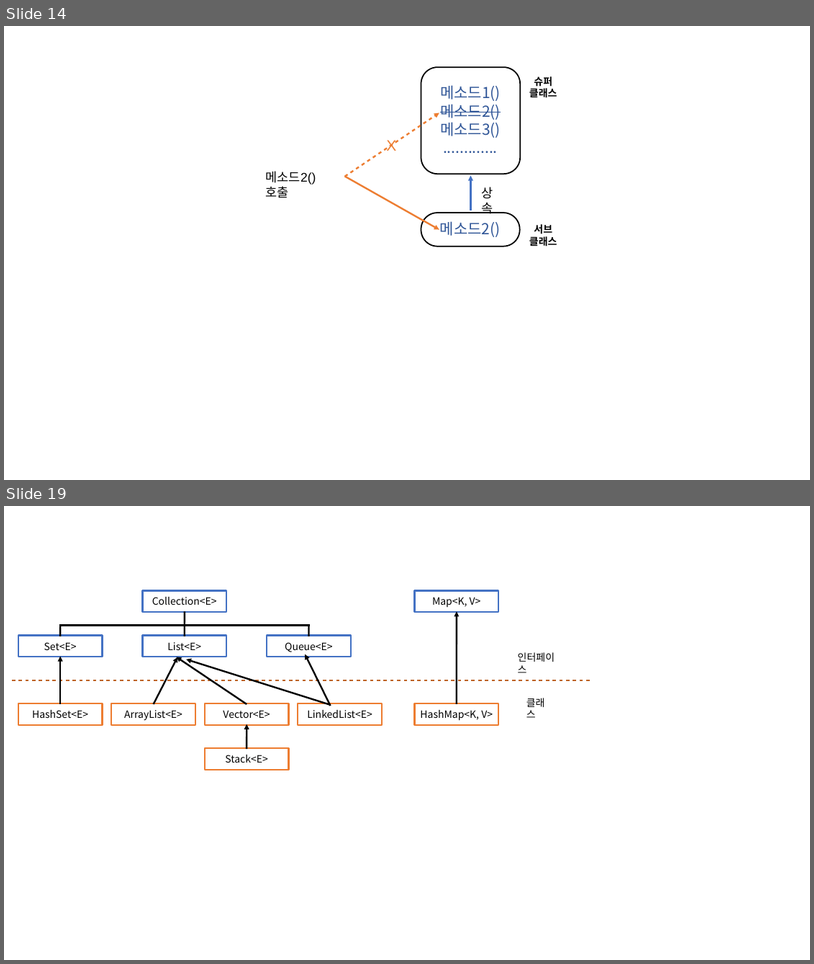
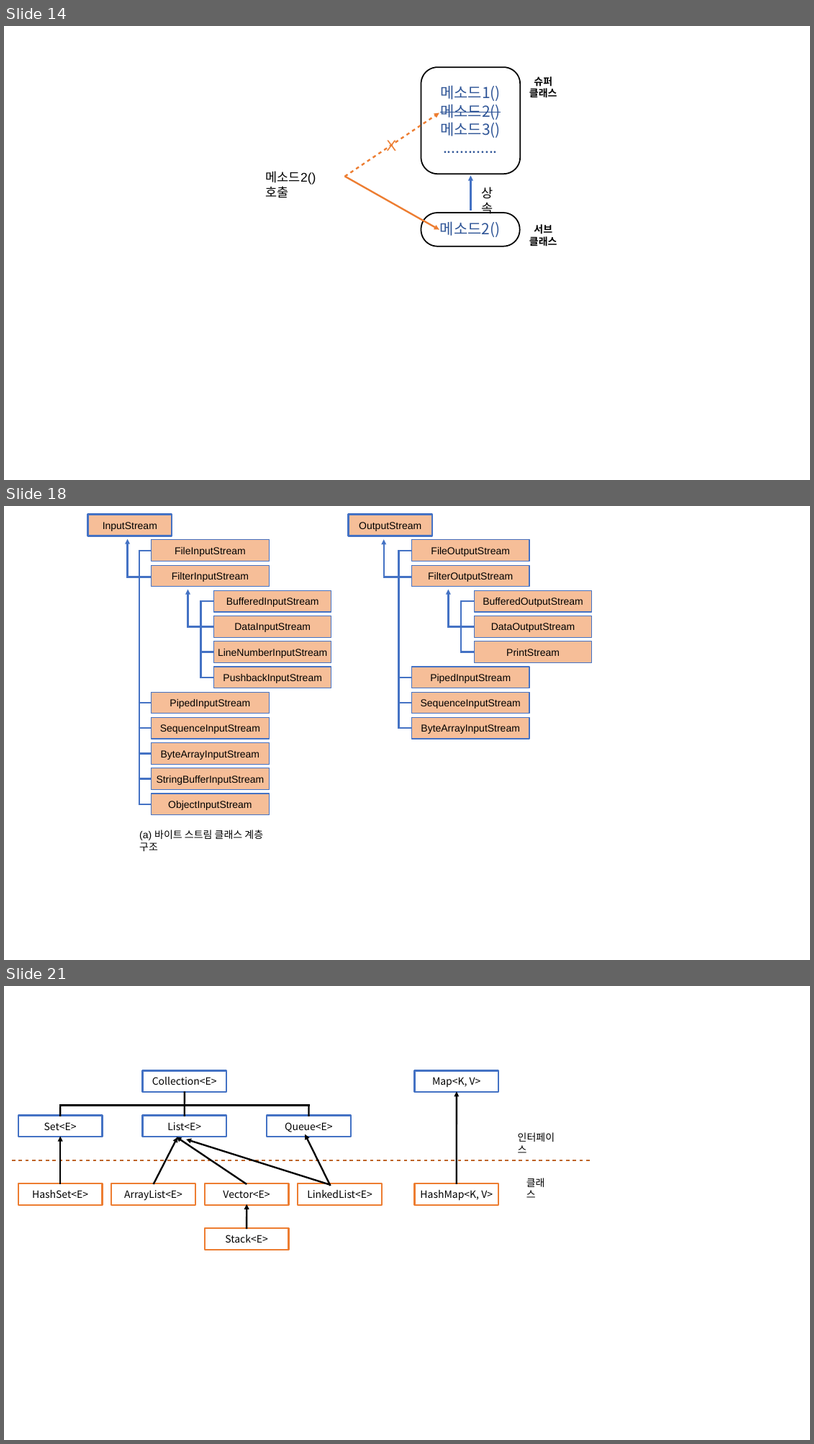
Before and after one commit to Rap0d/rap0d.github.io, a slide deck: assets/form/matrix.pptx. Shown one above the other, each under a label of ours: slides 14 and 19 before the commit, slides 14, 18 and 21 after it; the slides between them are not shown. The pictures are 814x964 and 814x1444 pixels, drawn with LibreOffice and Linux fonts; fonts in the diff are those of the drawing. Boxes give left, top, right and bottom in pixels: in the first picture for what was removed or moved away, otherwise in the second. Text is boxed around its words. In the diff, an @@ line names an element or a change of style, - is before the commit and + after.

```diff
--- a/assets/form/matrix.pptx
+++ b/assets/form/matrix.pptx
@@ slide 18 added at <box>4,506,810,960</box>, background #FFFFFF @@
@@ rectangle added at <box>349,515,433,536</box>, fill #F6BE98, outline #4472C4 2 pt @@
@@ text added at <box>359,522,422,531</box>, 12 pt, text #000000 @@
+OutputStream
@@ arrow added from (384, 577) to (384, 539), #4472C4 2 pt @@
@@ rectangle added at <box>412,540,530,561</box>, fill #F6BE98, outline #4472C4 1 pt @@
@@ text added at <box>431,547,509,556</box>, 12 pt, text #000000 @@
+FileOutputStream
@@ line added from (399, 551) to (412, 551), #4472C4 2 pt @@
@@ line added from (399, 728) to (399, 549), #4472C4 2 pt @@
@@ rectangle added at <box>412,565,530,587</box>, fill #F6BE98, outline #4472C4 1 pt @@
@@ line added from (384, 577) to (412, 577), #4472C4 2 pt @@
@@ text added at <box>428,572,513,582</box>, 12 pt, text #000000 @@
+FilterOutputStream
@@ arrow added from (449, 628) to (449, 590), #4472C4 2 pt @@
@@ rectangle added at <box>475,591,592,612</box>, fill #F6BE98, outline #4472C4 1 pt @@
@@ line added from (461, 601) to (474, 601), #4472C4 2 pt @@
@@ line added from (461, 653) to (461, 600), #4472C4 2 pt @@
@@ text added at <box>483,597,584,607</box>, 12 pt, text #000000 @@
+BufferedOutputStream
@@ line added from (449, 626) to (474, 626), #4472C4 2 pt @@
@@ rectangle added at <box>475,616,592,637</box>, fill #F6BE98, outline #4472C4 1 pt @@
@@ text added at <box>491,623,575,632</box>, 12 pt, text #000000 @@
+DataOutputStream
@@ line added from (461, 651) to (474, 651), #4472C4 2 pt @@
@@ rectangle added at <box>475,641,592,662</box>, fill #F6BE98, outline #4472C4 1 pt @@
@@ text added at <box>507,649,560,656</box>, 12 pt, text #000000 @@
+PrintStream
@@ line added from (399, 677) to (412, 677), #4472C4 2 pt @@
@@ rectangle added at <box>412,667,530,687</box>, fill #F6BE98, outline #4472C4 1 pt @@
@@ text added at <box>430,674,511,683</box>, 12 pt, text #000000 @@
+PipedInputStream
@@ rectangle added at <box>412,692,530,713</box>, fill #F6BE98, outline #4472C4 1 pt @@
@@ text added at <box>421,699,521,708</box>, 12 pt, text #000000 @@
+SequenceInputStream
@@ group added at <box>88,515,332,815</box>: 13 lines, 12 rectangles, 12 texts, 2 arrows @@
+InputStream
+FileInputStream
+FilterInputStream
+BufferedInputStream
+DataInputStream
+LineNumberInputStream
+PushbackInputStream
+PipedInputStream
+SequenceInputStream
+ByteArrayInputStream
+StringBufferInputStream
+ObjectInputStream
@@ line added from (399, 703) to (412, 703), #4472C4 2 pt @@
@@ rectangle added at <box>412,717,530,739</box>, fill #F6BE98, outline #4472C4 1 pt @@
@@ line added from (399, 728) to (412, 728), #4472C4 2 pt @@
@@ text added at <box>421,724,520,734</box>, 12 pt, text #000000 @@
+ByteArrayInputStream
@@ text added at <box>139,829,263,851</box>, 12 pt, text #000000 @@
+(a) 바이트 스트림 클래스 계층 구조
@@ what was slide 19 is now slide 21 @@
```
Also in this commit, not shown: 16 slides changed, 2 other slides added, 7 other files.
